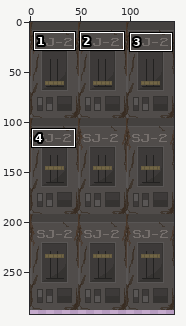
Sprite sheet: The_Others/img/characters/!$PowerPanel.png. The picture above shows the old version from afar; the outline marks the close-up.
Close-up. First the earlier version:
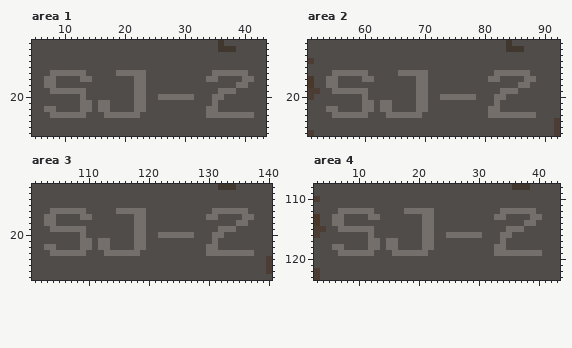
The file is 144x385 pixels. Colours within 5 levels of each other are drawn and written as one. Shown: area 1: x 5..43, y 11..26; area 2: x 51..92, y 11..26; area 3: x 101..140, y 12..27; area 4: x 3..43, y 108..123. The wide view leaves out empty margins. The commit also changed other parts of the picture, which this record leaves out.
The result:
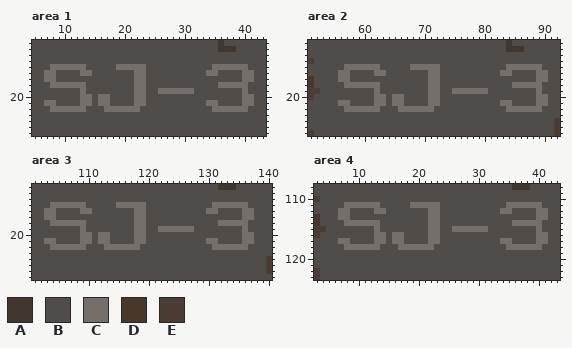
Palette (. is transparent): A #40372f  B #504c4a  C #756f6c  D #493729  E #4b3d33
What changed:
--- area 1
@@ x 5..43 @@
 14 BBBBBBBBBBBBBBBBBBBBBBBBBBBBBBBBBBBBBBB
-15 BBBBBBBBBBBBBBBBBBBBBBBBBBBBBBBBBBBBBBB
-16 BBBCCCCCCBBBBBCCCCCBBBBBBBBBBBCCCCCCBBB
-17 BBCCBBBBCCBBBBBBBCCBBBBBBBBBBCCBBBBCCBB
-18 BBCCBBBBBBBBBBBBBCCBBBBBBBBBBBBBBBCCBBB
-19 BBBCCCCCCBBBBBBBBCCBBBBBBBBBBBBCCCBBBBB
-20 BBBBBBBBCBBBBBBBBCCBBCCCCCCBBBCCBBBBBBB
-21 BBBBBBBBCCBCCBBBBCCBBBBBBBBBBBCBBBBBBBB
-22 BBCCBBBBCCBCCBBBBCCBBBBBBBBBBCCBBBBBBBB
-23 BBBCCCCCCBBBCCCCCCBBBBBBBBBBBCCCCCCCCBB
+15 BBBCCCCCCBBBBBCCCCCBBBBBBBBBBBCCCCCCBBB
+16 BBCCBBBBCCBBBBBBBCCBBBBBBBBBBCCBBBBCCBB
+17 BBCCBBBBBBBBBBBBBCCBBBBBBBBBBBBBBBBCCBB
+18 BBBCCCCCCBBBBBBBBCCBBBBBBBBBBBBCCCCCBBB
+19 BBBBBBBBCBBBBBBBBCCBBCCCCCCBBBBBBBBCBBB
+20 BBBBBBBBCCBCCBBBBCCBBBBBBBBBBBBBBBBCCBB
+21 BBCCBBBBCCBCCBBBBCCBBBBBBBBBBCCBBBBCCBB
+22 BBBCCCCCCBBBCCCCCCBBBBBBBBBBBBCCCCCCBBB
+23 BBBBBBBBBBBBBBBBBBBBBBBBBBBBBBBBBBBBBBB
 24 BBBBBBBBBBBBBBBBBBBBBBBBBBBBBBBBBBBBBBB
--- area 2
@@ x 51..92 @@
 14 EBBBBBBBBBBBBBBBBBBBBBBBBBBBBBBBBBBBBBBBBB
-15 BBBBBBBBBBBBBBBBBBBBBBBBBBBBBBBBBBBBBBBBBB
-16 BBBBCCCCCCBBBBBCCCCCBBBBBBBBBBBCCCCCCBBBBB
-17 DBBCCBBBBCCBBBBBBBCCBBBBBBBBBBCCBBBBCCBBBB
-18 DBBCCBBBBBBBBBBBBBCCBBBBBBBBBBBBBBBCCBBBBB
-19 EEBBCCCCCCBBBBBBBBCCBBBBBBBBBBBBCCCBBBBBBB
-20 EBBBBBBBBCBBBBBBBBCCBBCCCCCCBBBCCBBBBBBBBB
-21 BBBBBBBBBCCBCCBBBBCCBBBBBBBBBBBCBBBBBBBBBB
-22 BBBCCBBBBCCBCCBBBBCCBBBBBBBBBBCCBBBBBBBBBB
-23 BBBBCCCCCCBBBCCCCCCBBBBBBBBBBBCCCCCCCCBBBB
+15 BBBBBBCCCCCCBBBBBCCCCCBBBBBBBBBBBCCCCCCBBB
+16 BBBBBCCBBBBCCBBBBBBBCCBBBBBBBBBBCCBBBBCCBB
+17 DBBBBCCBBBBBBBBBBBBBCCBBBBBBBBBBBBBBBBCCBB
+18 DBBBBBCCCCCCBBBBBBBBCCBBBBBBBBBBBBCCCCCBBB
+19 EEBBBBBBBBBCBBBBBBBBCCBBCCCCCCBBBBBBBBCBBB
+20 EBBBBBBBBBBCCBCCBBBBCCBBBBBBBBBBBBBBBBCCBB
+21 BBBBBCCBBBBCCBCCBBBBCCBBBBBBBBBBCCBBBBCCBB
+22 BBBBBBCCCCCCBBBCCCCCCBBBBBBBBBBBBCCCCCCBBB
+23 BBBBBBBBBBBBBBBBBBBBBBBBBBBBBBBBBBBBBBBBBB
 24 BBBBBBBBBBBBBBBBBBBBBBBBBBBBBBBBBBBBBBBBBE
--- area 3
@@ x 101..140 @@
 14 BBBBBBBBBBBBBBBBBBBBBBBBBBBBBBBBBBBBBBBB
-15 BBBBBBBBBBBBBBBBBBBBBBBBBBBBBBBBBBBBBBBB
-16 BBBCCCCCCBBBBBCCCCCBBBBBBBBBBBCCCCCCBBBB
-17 BBCCBBBBCCBBBBBBBCCBBBBBBBBBBCCBBBBCCBBB
-18 BBCCBBBBBBBBBBBBBCCBBBBBBBBBBBBBBBCCBBBB
-19 BBBCCCCCCBBBBBBBBCCBBBBBBBBBBBBCCCBBBBBB
-20 BBBBBBBBCBBBBBBBBCCBBCCCCCCBBBCCBBBBBBBB
-21 BBBBBBBBCCBCCBBBBCCBBBBBBBBBBBCBBBBBBBBB
-22 BBCCBBBBCCBCCBBBBCCBBBBBBBBBBCCBBBBBBBBB
-23 BBBCCCCCCBBBCCCCCCBBBBBBBBBBBCCCCCCCCBBB
+15 BBBCCCCCCBBBBBCCCCCBBBBBBBBBBBCCCCCCBBBB
+16 BBCCBBBBCCBBBBBBBCCBBBBBBBBBBCCBBBBCCBBB
+17 BBCCBBBBBBBBBBBBBCCBBBBBBBBBBBBBBBBCCBBB
+18 BBBCCCCCCBBBBBBBBCCBBBBBBBBBBBBCCCCCBBBB
+19 BBBBBBBBCBBBBBBBBCCBBCCCCCCBBBBBBBBCBBBB
+20 BBBBBBBBCCBCCBBBBCCBBBBBBBBBBBBBBBBCCBBB
+21 BBCCBBBBCCBCCBBBBCCBBBBBBBBBBCCBBBBCCBBB
+22 BBBCCCCCCBBBCCCCCCBBBBBBBBBBBBCCCCCCBBBB
+23 BBBBBBBBBBBBBBBBBBBBBBBBBBBBBBBBBBBBBBBB
 24 BBBBBBBBBBBBBBBBBBBBBBBBBBBBBBBBBBBBBBBE
--- area 4
@@ x 3..43 @@
 110 EBBBBBBBBBBBBBBBBBBBBBBBBBBBBBBBBBBBBBBBB
-111 BBBBBBBBBBBBBBBBBBBBBBBBBBBBBBBBBBBBBBBBB
-112 BBBBCCCCCCBBBBBCCCCCBBBBBBBBBBBCCCCCCBBBB
-113 DBBCCBBBBCCBBBBBBBCCBBBBBBBBBBCCBBBBCCBBB
-114 DBBCCBBBBBBBBBBBBBCCBBBBBBBBBBBBBBBCCBBBB
-115 EEBBCCCCCCBBBBBBBBCCBBBBBBBBBBBBCCCBBBBBB
-116 EBBBBBBBBCBBBBBBBBCCBBCCCCCCBBBCCBBBBBBBB
-117 BBBBBBBBBCCBCCBBBBCCBBBBBBBBBBBCBBBBBBBBB
-118 BBBCCBBBBCCBCCBBBBCCBBBBBBBBBBCCBBBBBBBBB
-119 BBBBCCCCCCBBBCCCCCCBBBBBBBBBBBCCCCCCCCBBB
+111 BBBBBCCCCCCBBBBBCCCCCBBBBBBBBBBBCCCCCCBBB
+112 BBBBCCBBBBCCBBBBBBBCCBBBBBBBBBBCCBBBBCCBB
+113 DBBBCCBBBBBBBBBBBBBCCBBBBBBBBBBBBBBBBCCBB
+114 DBBBBCCCCCCBBBBBBBBCCBBBBBBBBBBBBCCCCCBBB
+115 EEBBBBBBBBCBBBBBBBBCCBBCCCCCCBBBBBBBBCBBB
+116 EBBBBBBBBBCCBCCBBBBCCBBBBBBBBBBBBBBBBCCBB
+117 BBBBCCBBBBCCBCCBBBBCCBBBBBBBBBBCCBBBBCCBB
+118 BBBBBCCCCCCBBBCCCCCCBBBBBBBBBBBBCCCCCCBBB
+119 BBBBBBBBBBBBBBBBBBBBBBBBBBBBBBBBBBBBBBBBB
 120 BBBBBBBBBBBBBBBBBBBBBBBBBBBBBBBBBBBBBBBBB
